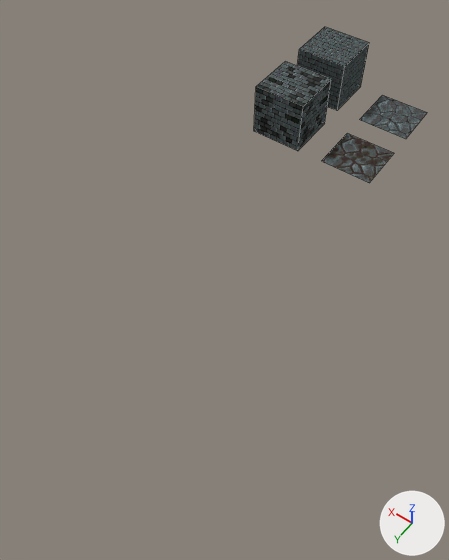
The Blender file assets/blend_files/tiles.blend: old version first, new version second.
The view is the same before and after, from a 50 mm lens placed at (-6.39, 20.51, 15.52), pointed at (0.78, 10.47, -0.26). Lighting does not change. The marker at lower right points along +X, +Y and +Z. Mesh edges are drawn as thin lines.

The scene before the commit, as lines of its bpy script (objects in view):
```python
me_plane = bpy.data.meshes.new('Plane')
me_plane.from_pydata(...)  # 4 vertices, 1 face; spans x -1.0..1.0, y -1.0..1.0, z 0.0
me_plane.materials.append(mat_dungeon_atlas)  # picture img_dungeon_atlas_albedo_png
me_plane_013 = bpy.data.meshes.new('Plane.013')
me_plane_013.from_pydata(...)  # a box spanning x -1.0..1.0, y -1.0..1.0, z 0.0..2.0
me_plane_013.materials.append(mat_dungeon_atlas)  # picture img_dungeon_atlas_albedo_png
me_plane_016 = bpy.data.meshes.new('Plane.016')
me_plane_016.from_pydata(...)  # a box spanning x -1.0..1.0, y -1.0..1.0, z 0.0..2.0
me_plane_016.materials.append(mat_dungeon_atlas)  # picture img_dungeon_atlas_albedo_png
ob_floor01_col = bpy.data.objects.new('floor01-col', me_plane)
ob_floor01_col.location = (0.0, 0.0, 0.0)
ob_wall01_col = bpy.data.objects.new('wall01-col', me_plane_013)
ob_wall01_col.location = (3.0, 0.0, 0.0)
ob_wall02_col = bpy.data.objects.new('wall02-col', me_plane_016)
ob_wall02_col.location = (3.0, 3.0, 0.0)
# also in view: 'floor02-col' at (0.0, 3.0, 0.0)
```
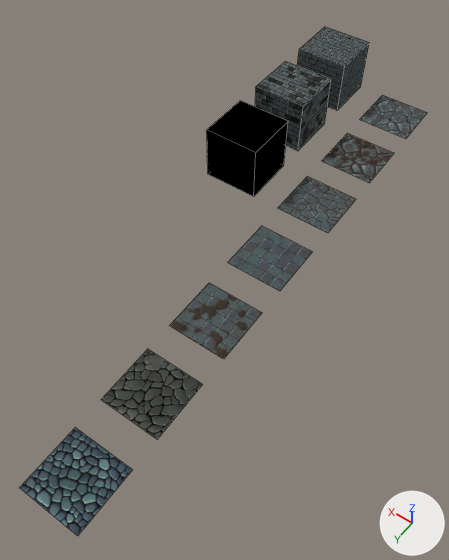
Where the change shows, as pixel boxes (x1, y1, x2, y2) in the pictures (449 x 560 px):
'floor07-col', added
    after: (20, 427, 132, 536)
'wall03-col', added (black)
    after: (207, 101, 288, 197)
'floor06-col', added
    after: (101, 349, 203, 440)
'floor05-col', added
    after: (169, 283, 262, 359)
'floor04-col', added
    after: (228, 226, 312, 291)
'floor03-col', added
    after: (278, 176, 356, 233)

Edits to the bpy script that builds the scene:
```text
Add img_dungeon2_atlas_albedo_png:
    img_dungeon2_atlas_albedo_png = load_image('Dungeon2_Atlas_Albedo.png', '../../exports/Dungeon2_Atlas_Albedo.png', 1024, 1024, 'sRGB')
Add mat_dungeon2_atlas:
    mat_dungeon2_atlas = principled_material('Dungeon2_Atlas')
    mat_dungeon2_atlas.texture = img_dungeon2_atlas_albedo_png
    mat_dungeon2_atlas.roughness = 1.0
    mat_dungeon2_atlas.specular_ior_level = 0.0
Add me_plane_007:
    me_plane_007.from_pydata(...)  # a box spanning x -1.0..1.0, y -1.0..1.0, z 0.0..2.0
    me_plane_007.materials.append(mat_dungeon_atlas)  # picture img_dungeon_atlas_albedo_png
Add me_plane_006:
    me_plane_006.from_pydata(...)  # 4 vertices, 1 face; spans x -1.0..1.0, y -1.0..1.0, z 0.0
    me_plane_006.materials.append(mat_dungeon2_atlas)  # picture img_dungeon2_atlas_albedo_png
Add me_plane_005:
    me_plane_005.from_pydata(...)  # 4 vertices, 1 face; spans x -1.0..1.0, y -1.0..1.0, z 0.0
    me_plane_005.materials.append(mat_dungeon2_atlas)  # picture img_dungeon2_atlas_albedo_png
Add me_plane_004:
    me_plane_004.from_pydata(...)  # 4 vertices, 1 face; spans x -1.0..1.0, y -1.0..1.0, z 0.0
    me_plane_004.materials.append(mat_dungeon2_atlas)  # picture img_dungeon2_atlas_albedo_png
Add me_plane_003:
    me_plane_003.from_pydata(...)  # 4 vertices, 1 face; spans x -1.0..1.0, y -1.0..1.0, z 0.0
    me_plane_003.materials.append(mat_dungeon2_atlas)  # picture img_dungeon2_atlas_albedo_png
Add me_plane_002:
    me_plane_002.from_pydata(...)  # 4 vertices, 1 face; spans x -1.0..1.0, y -1.0..1.0, z 0.0
    me_plane_002.materials.append(mat_dungeon2_atlas)  # picture img_dungeon2_atlas_albedo_png
Add ob_wall03_col:
    ob_wall03_col = bpy.data.objects.new('wall03-col', me_plane_007)
    ob_wall03_col.location = (3.0, 6.0, 0.0)
Add ob_floor07_col:
    ob_floor07_col = bpy.data.objects.new('floor07-col', me_plane_006)
    ob_floor07_col.location = (0.0, 18.0, 0.0)
Add ob_floor06_col:
    ob_floor06_col = bpy.data.objects.new('floor06-col', me_plane_005)
    ob_floor06_col.location = (0.0, 15.0, 0.0)
Add ob_floor05_col:
    ob_floor05_col = bpy.data.objects.new('floor05-col', me_plane_004)
    ob_floor05_col.location = (0.0, 12.0, 0.0)
Add ob_floor04_col:
    ob_floor04_col = bpy.data.objects.new('floor04-col', me_plane_003)
    ob_floor04_col.location = (0.0, 9.0, 0.0)
Add ob_floor03_col:
    ob_floor03_col = bpy.data.objects.new('floor03-col', me_plane_002)
    ob_floor03_col.location = (0.0, 6.0, 0.0)
```
